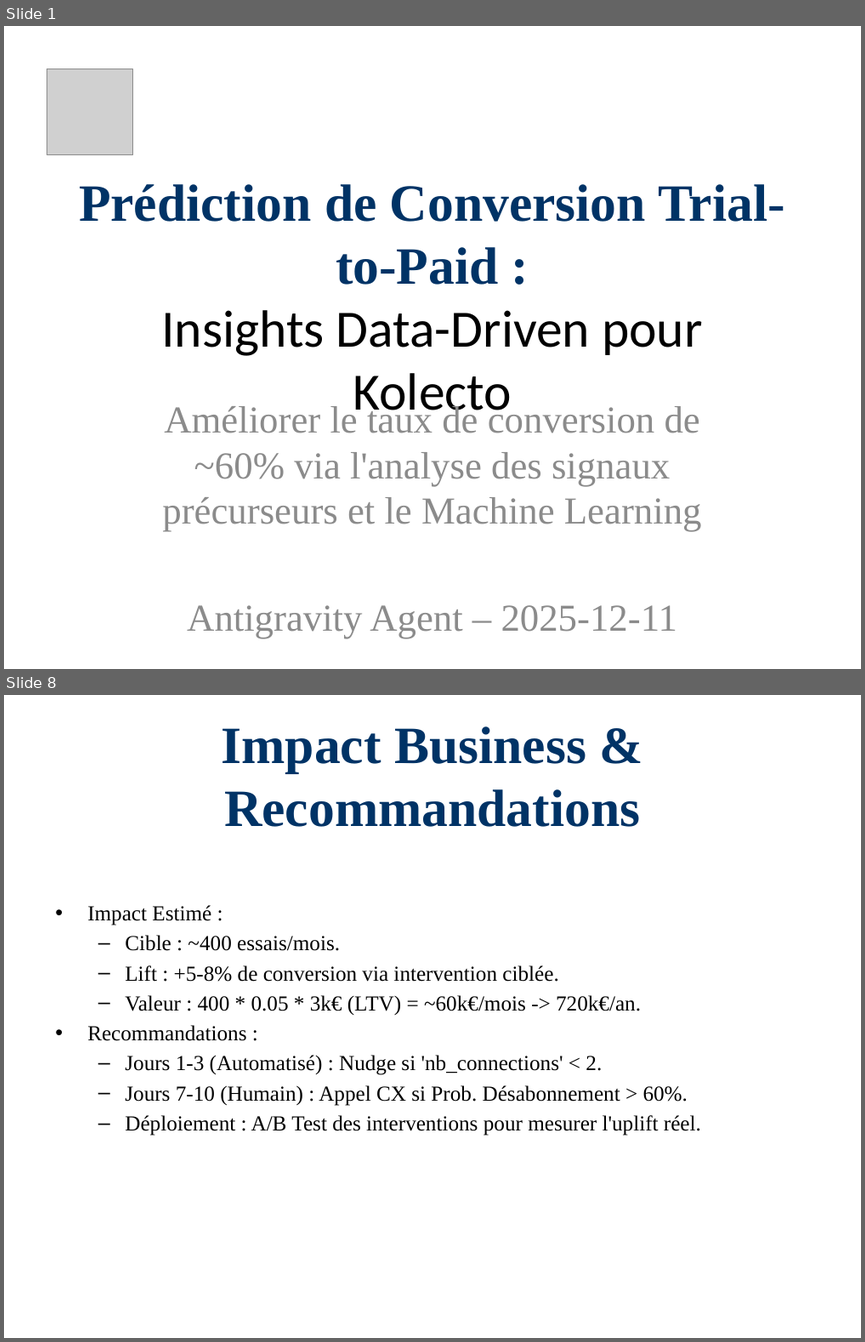
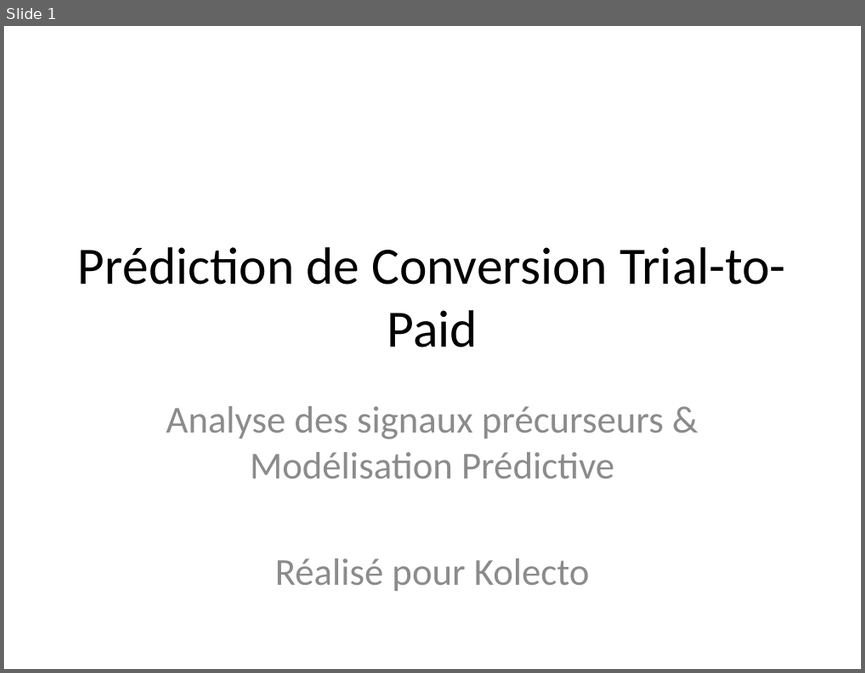
Before and after one commit to Paulino-Cristovao/churn_predictions, a slide deck: Presentations_Resultats_Projet.pptx. Shown one above the other, each under a label of ours: slides 1 and 8 before the commit, slide 1 after it; the slides between them are not shown. The pictures are 865x1342 and 865x673 pixels, drawn with LibreOffice and Linux fonts; fonts in the diff are those of the drawing; grey boxes stand for pictures. Boxes give left, top, right and bottom in pixels: in the first picture for what was removed or moved away, otherwise in the second. Text is boxed around its words. In the diff, an @@ line names an element or a change of style, - is before the commit and + after.

```diff
--- a/Presentations_Resultats_Projet.pptx
+++ b/Presentations_Resultats_Projet.pptx
@@ slide 8 removed at bbox=[4, 695, 861, 1338], background #FFFFFF @@
@@ title removed at bbox=[222, 726, 640, 827] @@
-Impact Business & Recommandations
@@ text removed at bbox=[87, 905, 701, 1135] @@
-• Impact Estimé :
-  – Cible : ~400 essais/mois.
-  – Lift : +5-8% de conversion via intervention ciblée.
-  – Valeur : 400 * 0.05 * 3k€ (LTV) = ~60k€/mois -> 720k€/an.
-• Recommandations :
-  – Jours 1-3 (Automatisé) : Nudge si 'nb_connections' < 2.
-  – Jours 7-10 (Humain) : Appel CX si Prob. Désabonnement > 60%.
-  – Déploiement : A/B Test des interventions pour mesurer l'uplift réel.
@@ slide 1 changed as well @@
@@ picture removed at bbox=[46, 68, 132, 154] @@
@@ title at bbox=[78, 247, 786, 347]: text changed; font Times New Roman to Calibri; text colour #003366 to #000000; bold off @@
-Prédiction de Conversion Trial-to-Paid :
-Insights Data-Driven pour Kolecto
+Prédiction de Conversion Trial-to-Paid
@@ subtitle at bbox=[166, 406, 664, 590]: text changed; font Times New Roman to Calibri @@
-Améliorer le taux de conversion de ~60% via l'analyse des signaux précurseurs et le Machine Learning
-Antigravity Agent – 2025-12-11
+Analyse des signaux précurseurs & Modélisation Prédictive
+Réalisé pour Kolecto
```
Also in this commit, not shown: 3 other slides changed, 10 slides added, 5 other slides removed, 1 other file.
